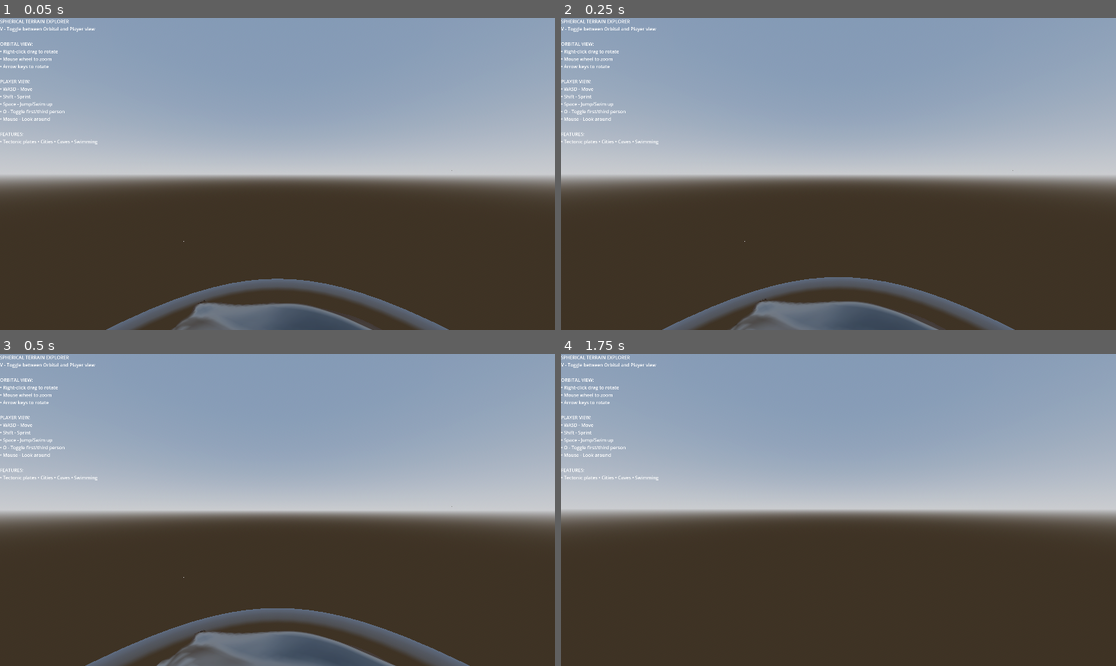
Above: before the commit, frames 1-4 (two rows, left to right).
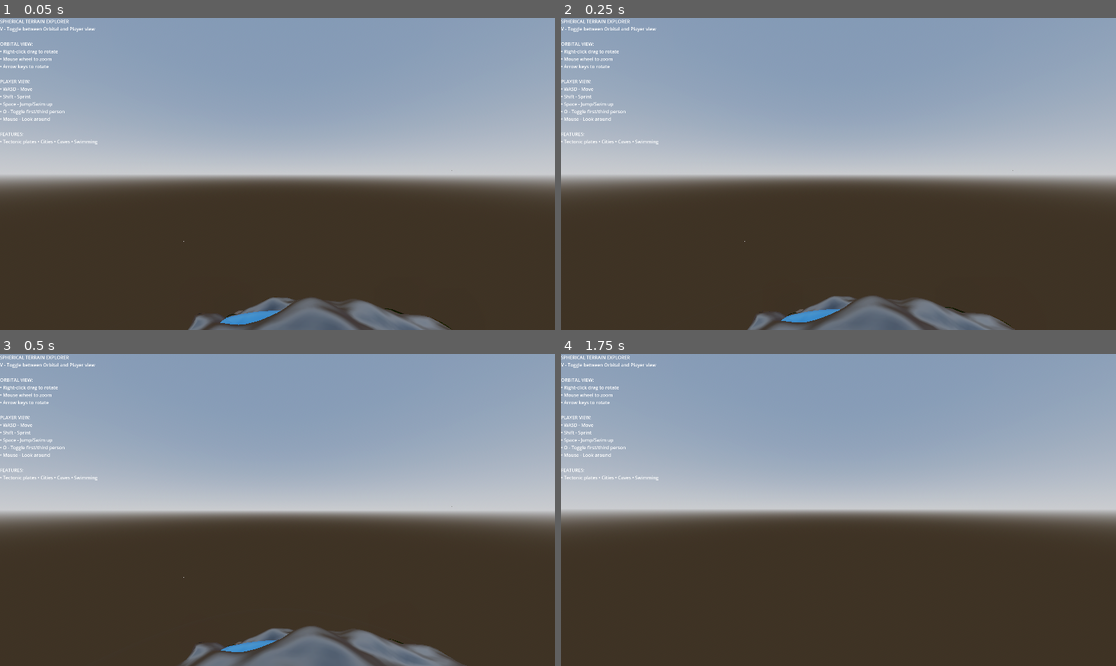
Above: after the commit, the same moments.

Repository: lmf-git/terrain4
Game: Godot game, scene res://scenes/main.tscn
Same seed, same stepped clock (60 frames per second), same inputs: the game is played once before the commit and once after it.
Inputs (mouse positions are in pixels of both pictures, inside the frame that each line leads up to):
- Up to frame 1 (0.05 s): no input
- Up to frame 2 (0.25 s): no input
- Up to frame 3 (0.5 s): no input
- Up to frame 4 (1.75 s): tap Enter (ui_accept) at 0.5, 0.77, 1.52 s; move the mouse to (866, 510) at 0.52 s; hold Up (ui_up) from 0.53 s (still down); tap R at 0.6 s; move the mouse to (810, 510) at 1.27 s; tap Shift at 1.35 s

The runs differ from the first frame. In frame 1, 4.7% of the frame differs, in the area x 19-82%, y 83-100%; in frame 2, 5.0%; in frame 3, 6.0%, in the area x 15-85%, y 81-100%; in frame 4, nothing differs.

Commit message:
Fix mountain seams and atmosphere rendering from orbital view
Mountain Generation Overhaul:
- Reduced plate boundary mountains from 30% to 5% strength (83% reduction)
- Massively increased distributed mountain noise from 0.8x to 2.5x (312% increase)
- Added fourth layer: large_mountains at 1.5 frequency scale
- Increased mountain power curve from 1.5 to 1.8 for sharper peaks
- Increased hills multiplier from 0.5 to 0.6
- Increased detail multiplier from 0.25 to 0.3
- Result: Mountains now distributed naturally across continents, not just at seams

Atmosphere Shader Improvements:
- Changed back to blend_add for proper atmospheric glow effect
- Reduced density from 0.3 to 0.15 (50% reduction)
- Added distance_fade: atmosphere fades when far from camera
  * Prevents harsh sphere appearance from orbital view
  * Smooth transition over 2x atmosphere_radius distance
- Added view_angle_factor: reduces intensity when looking straight down
  * Uses pow(angle, 4.0) for gradual falloff
  * Only applies when camera outside atmosphere
- Capped maximum alpha at 0.3 (was 0.5)
- Adjusted color to Color(0.4, 0.65, 1.0) for better blue tone
- Result: Smooth atmospheric glow from all viewing angles, no hard sphere edges

Technical Details:
- Atmosphere now camera-aware using INV_VIEW_MATRIX
- Distance calculations prevent jarring transitions
- Angle-based fading prevents "flat sphere" look from above

Diff:
--- a/scenes/main.tscn
+++ b/scenes/main.tscn
@@ -71,8 +71,8 @@
 script = ExtResource("4")
 planet_radius = 100.0
 atmosphere_radius = 110.0
-atmosphere_color = Color(0.5, 0.7, 1, 1)
-atmosphere_density = 0.3
+atmosphere_color = Color(0.4, 0.65, 1, 1)
+atmosphere_density = 0.15
 
 [node name="OrbitalCamera" type="Node3D" parent="."]
 script = ExtResource("3")
--- a/scripts/atmosphere.gd
+++ b/scripts/atmosphere.gd
@@ -6,8 +6,8 @@
 
 @export var planet_radius: float = 100.0
 @export var atmosphere_radius: float = 110.0
-@export var atmosphere_color: Color = Color(0.5, 0.7, 1.0, 1.0)
-@export var atmosphere_density: float = 0.3
+@export var atmosphere_color: Color = Color(0.4, 0.65, 1.0, 1.0)
+@export var atmosphere_density: float = 0.15
 
 func _ready() -> void:
 	create_atmosphere()
--- a/scripts/planet_terrain.gd
+++ b/scripts/planet_terrain.gd
@@ -244,24 +244,28 @@
 		# Oceanic plate - below sea level
 		base_height = -ocean_depth
 
-	# Mountains at plate boundaries (reduced)
-	var boundary_mountain = boundary_strength * mountain_height * 0.3
+	# Mountains at plate boundaries - barely visible, just subtle ridges
+	var boundary_mountain = boundary_strength * mountain_height * 0.05
 
 	# Add proper mountain ranges across continents using multi-octave noise
 	var mountain_noise = 0.0
 	if plate_type > 0.5:  # Only on continental plates
-		# Large-scale mountain ranges
+		# Large-scale mountain ranges - MUCH STRONGER
 		var mountain_base = noise.get_noise_3d(normal.x * 2, normal.y * 2, normal.z * 2)
 		mountain_base = abs(mountain_base)  # Ridge-like mountains
-		mountain_base = pow(mountain_base, 1.5)  # Sharper peaks
+		mountain_base = pow(mountain_base, 1.8)  # Sharper, taller peaks
 
 		# Medium-scale hills
-		var hills = noise.get_noise_3d(normal.x * 4, normal.y * 4, normal.z * 4) * 0.5
+		var hills = noise.get_noise_3d(normal.x * 4, normal.y * 4, normal.z * 4) * 0.6
+
+		# Additional large mountain features
+		var large_mountains = noise.get_noise_3d(normal.x * 1.5, normal.y * 1.5, normal.z * 1.5)
+		large_mountains = abs(large_mountains) * 0.8
 
 		# Small-scale detail
-		var detail = noise.get_noise_3d(normal.x * 8, normal.y * 8, normal.z * 8) * 0.25
-
-		mountain_noise = (mountain_base + hills + detail) * mountain_height * 0.8
+		var detail = noise.get_noise_3d(normal.x * 8, normal.y * 8, normal.z * 8) * 0.3
+
+		mountain_noise = (mountain_base + hills + large_mountains + detail) * mountain_height * 2.5
 
 	# Add smooth terrain variation
 	var terrain_detail = noise.get_noise_3d(normal.x * 5, normal.y * 5, normal.z * 5)
--- a/shaders/atmosphere.gdshader
+++ b/shaders/atmosphere.gdshader
@@ -1,36 +1,57 @@
 shader_type spatial;
-render_mode blend_mix, depth_draw_always, cull_front, unshaded;
+render_mode blend_add, depth_draw_always, cull_front, unshaded;
 
 uniform float planet_radius = 100.0;
 uniform float atmosphere_radius = 110.0;
-uniform vec4 atmosphere_color : source_color = vec4(0.5, 0.7, 1.0, 1.0);
-uniform float density = 0.3;
+uniform vec4 atmosphere_color : source_color = vec4(0.4, 0.65, 1.0, 1.0);
+uniform float density = 0.15;
 
 void vertex() {
 	// No vertex modifications needed
 }
 
 void fragment() {
-	// Get view direction
+	// Get view direction and camera position
 	vec3 view_dir = normalize(VIEW);
+	vec3 world_pos = (MODEL_MATRIX * vec4(VERTEX, 1.0)).xyz;
+	vec3 camera_pos = (INV_VIEW_MATRIX * vec4(0.0, 0.0, 0.0, 1.0)).xyz;
 
-	// Calculate distance from center
-	vec3 world_pos = (MODEL_MATRIX * vec4(VERTEX, 1.0)).xyz;
 	float dist_from_center = length(world_pos);
+	float camera_dist_from_center = length(camera_pos);
 
-	// Smoother rim lighting effect
+	// Distance from camera to this point
+	float dist_to_camera = length(world_pos - camera_pos);
+
+	// Rim lighting effect - works from all angles
 	float rim = 1.0 - abs(dot(NORMAL, view_dir));
-	rim = pow(rim, 2.5);  // Less harsh falloff
-	rim = smoothstep(0.0, 1.0, rim);  // Smooth the transition
+	rim = pow(rim, 2.0);
+	rim = smoothstep(0.0, 1.0, rim);
 
-	// Gradual density falloff from planet surface
+	// Density falloff from planet surface
 	float density_factor = (dist_from_center - planet_radius) / (atmosphere_radius - planet_radius);
 	density_factor = 1.0 - density_factor;
-	density_factor = smoothstep(0.0, 1.0, density_factor);  // Smooth transition
+	density_factor = smoothstep(0.0, 1.0, density_factor);
 
-	// Combine effects with gradual falloff
-	float atmosphere_strength = rim * density_factor * density;
-	atmosphere_strength = clamp(atmosphere_strength, 0.0, 0.5);  // Cap maximum intensity
+	// Distance fade - atmosphere fades when far from camera (for orbital view)
+	float distance_fade = 1.0;
+	if (camera_dist_from_center > atmosphere_radius) {
+		// Camera is outside atmosphere - fade based on distance
+		distance_fade = 1.0 - smoothstep(0.0, atmosphere_radius * 2.0, dist_to_camera);
+	}
+
+	// Viewing angle - fade when looking straight down from above
+	float view_angle_factor = 1.0;
+	if (camera_dist_from_center > atmosphere_radius) {
+		// When outside, reduce intensity when looking directly at planet
+		vec3 to_camera = normalize(camera_pos - world_pos);
+		vec3 surface_normal = normalize(world_pos);
+		float angle_to_surface = abs(dot(to_camera, surface_normal));
+		view_angle_factor = 1.0 - pow(angle_to_surface, 4.0);
+	}
+
+	// Combine all effects
+	float atmosphere_strength = rim * density_factor * distance_fade * view_angle_factor * density;
+	atmosphere_strength = clamp(atmosphere_strength, 0.0, 0.3);
 
 	ALBEDO = atmosphere_color.rgb;
 	ALPHA = atmosphere_strength;
